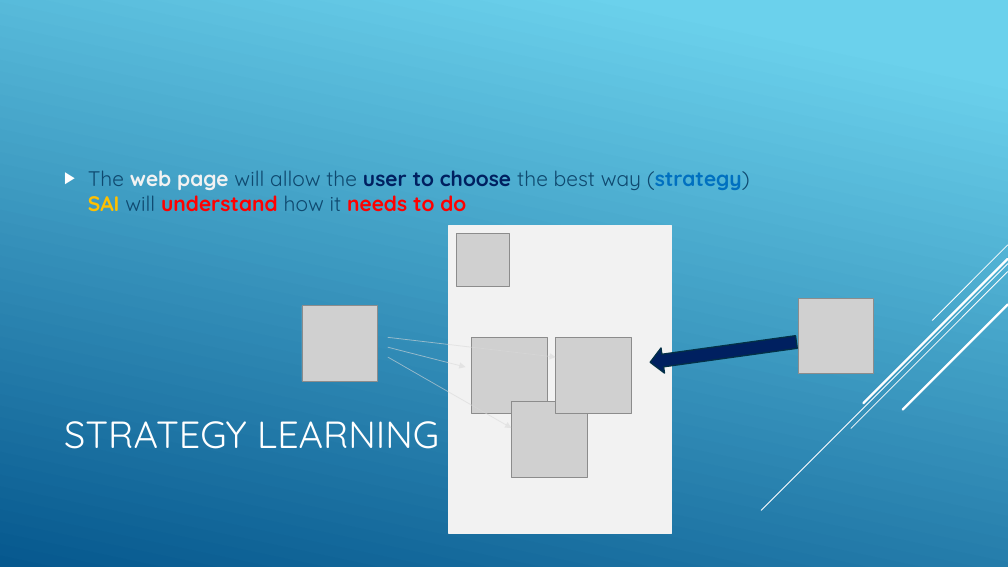
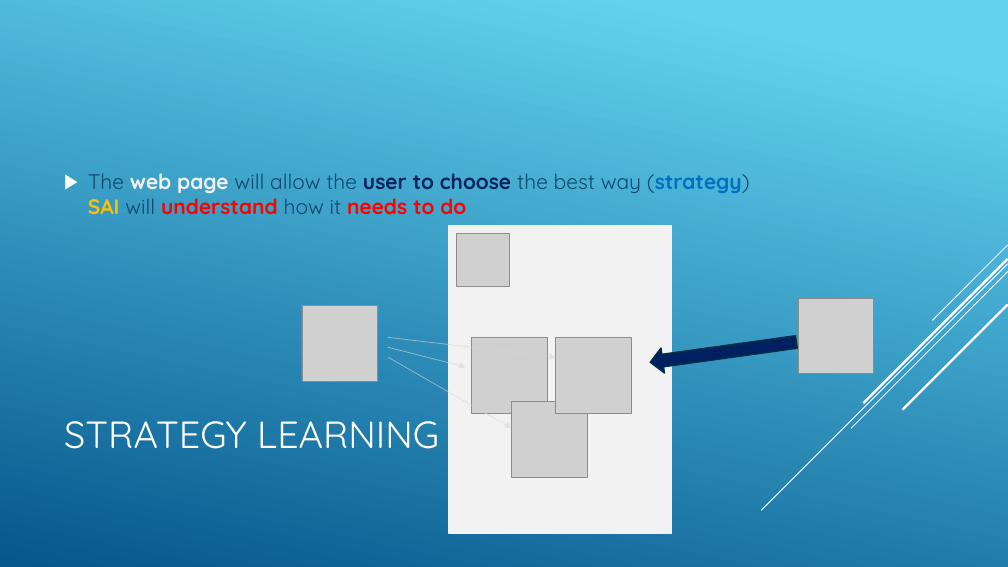
Before and after one commit to jnguyen1192/SIA, a slide deck: slide 17 of SAI_presentation.pptx. Drawn at 1008x567 pixels with LibreOffice and Linux fonts; fonts in the diff are those of the drawing; grey boxes stand for pictures. Boxes give left, top, right and bottom in pixels: in the first picture for what was removed or moved away, otherwise in the second. Text is boxed around its words. In the diff, an @@ line names an element or a change of style, - is before the commit and + after.

```diff
--- a/SAI_presentation.pptx
+++ b/SAI_presentation.pptx
@@ background gradient #6ED2EB to #06588E to gradient #62D2EF to #05578D @@
@@ text "The web page will allow ..." at <box>88,173,750,214</box>: text colour #0F496F to #0F486F in "The will allow the the best way ..."; less space between paragraphs @@
```
Also in this commit, not shown: 22 other slides changed.
